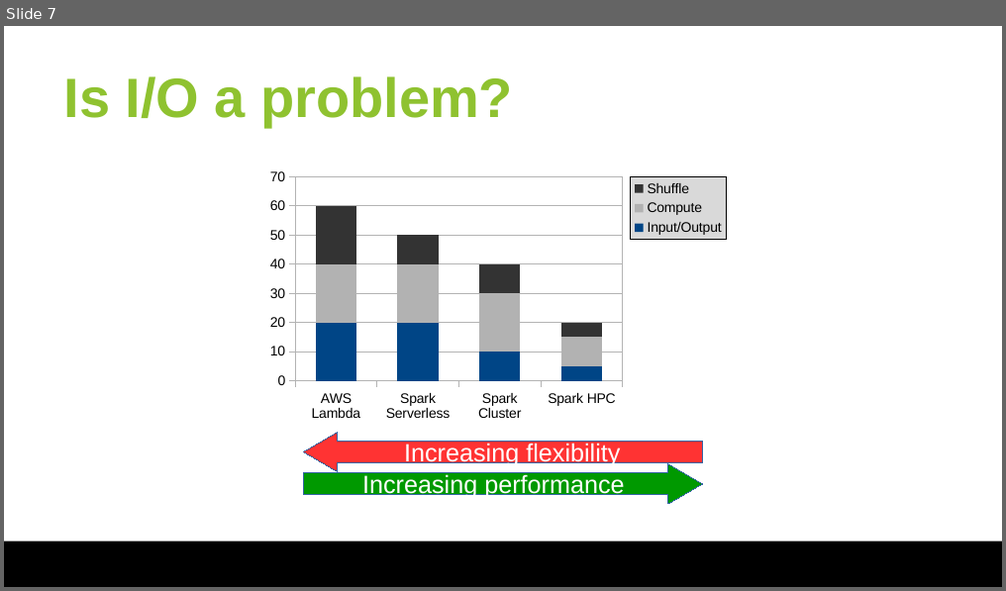
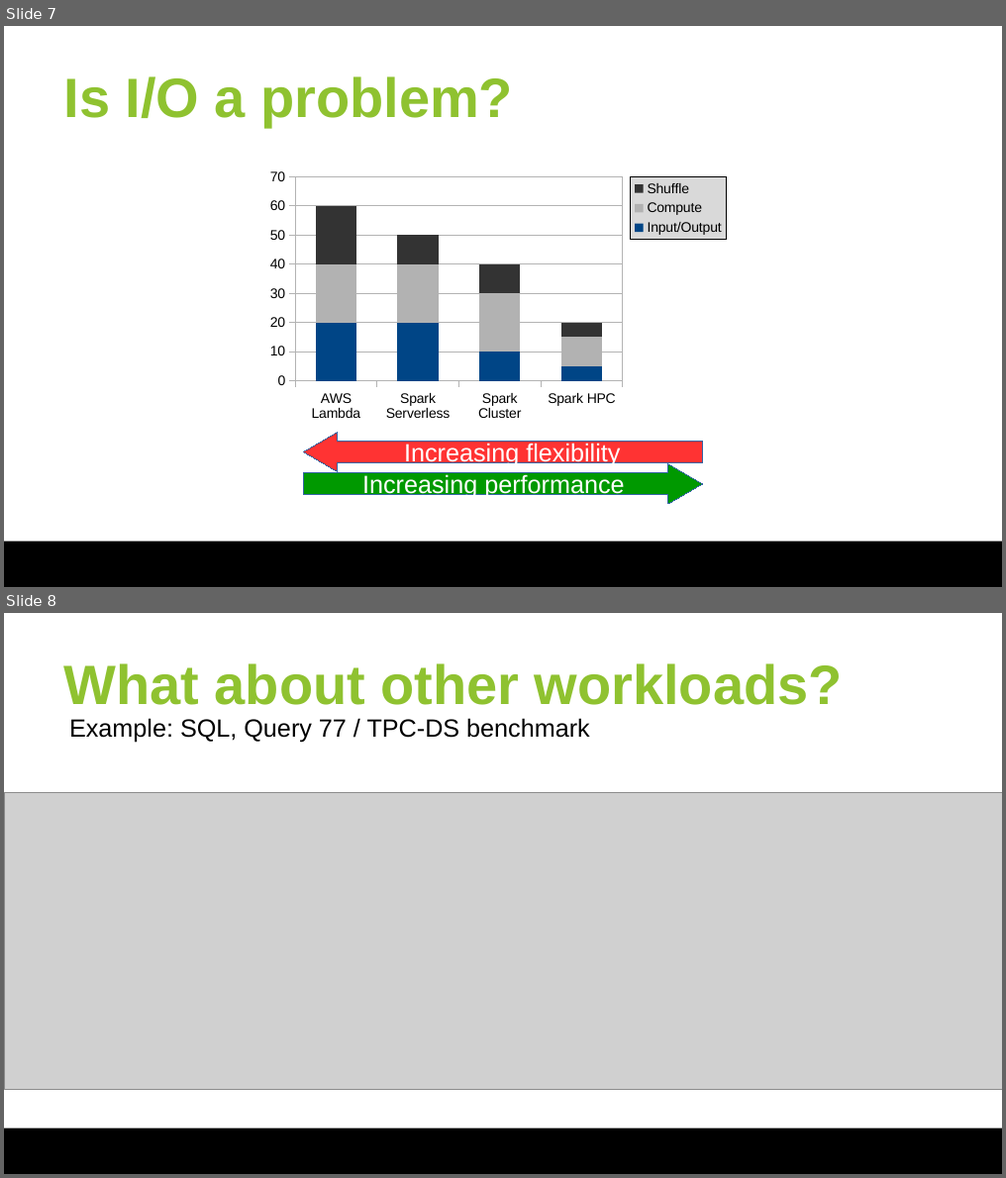
Before and after one commit to huangyibo/spark-summit-18, a slide deck: slides/spark-summit-18.odp. Shown one above the other, each under a label of ours: slide 7 before the commit, slides 7 and 8 after it. The pictures are 1006x591 and 1006x1178 pixels, drawn with LibreOffice and Linux fonts; fonts in the diff are those of the drawing; grey boxes stand for pictures; background and template pictures are left out. Boxes give left, top, right and bottom in pixels: in the first picture for what was removed or moved away, otherwise in the second. Text is boxed around its words. In the diff, an @@ line names an element or a change of style, - is before the commit and + after.

```diff
--- a/slides/spark-summit-18.odp
+++ b/slides/spark-summit-18.odp
@@ slide 8 added at <box>4,613,1002,1174</box>, background #FFFFFF; not listed: 1 template element that a slide beside it also shows @@
@@ title added at <box>64,663,843,705</box>, 40 pt, text #8FC230, bold @@
+What about other workloads?
@@ text added at <box>69,718,590,743</box>, 18 pt, text #000000 @@
+Example: SQL, Query 77 / TPC-DS benchmark
@@ picture added at <box>4,792,1002,1090</box> @@
```
Also in this commit, not shown: 1 slide changed, 2 other files.
